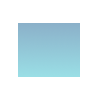
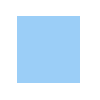
The second w=100, h=100 image is a revision of the first. Changes to its layers:
added layer "Pasted Layer" above "Background" over [17, 16, 33, 83]
painted on "Background" over [17, 16, 80, 83]
